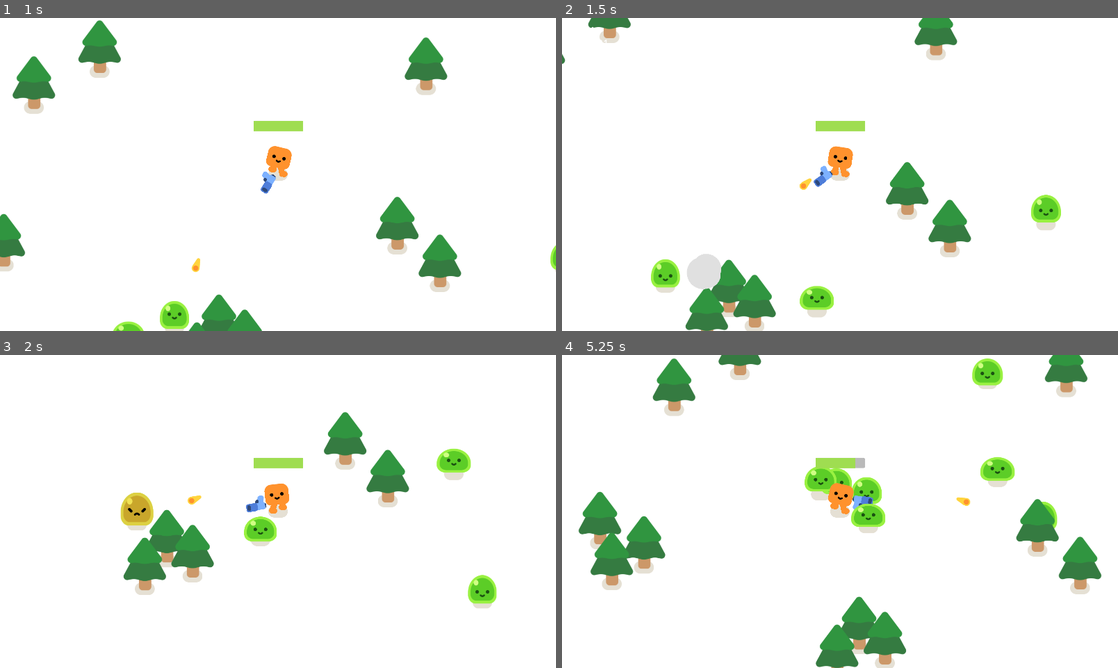
Above: before the commit, frames 1-4 (two rows, left to right).
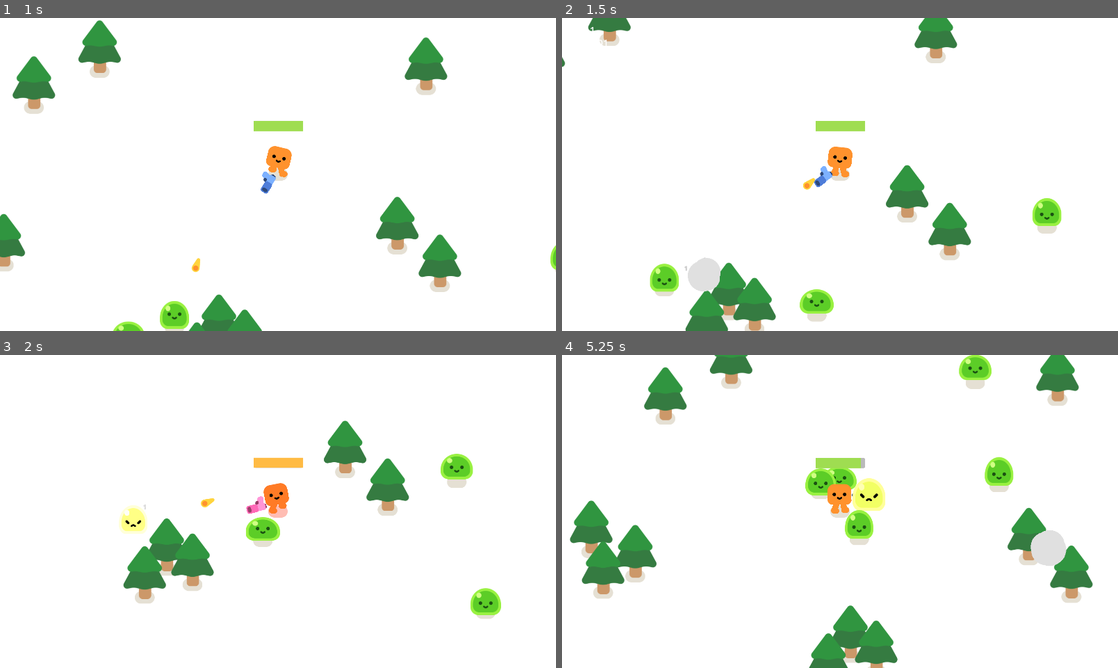
Above: after the commit, the same moments.

Repository: dkvkvk/my-survivors
Game: Godot game, scene res://survivors_game.tscn
The game is run twice, just before and just after one commit, with the same random seed, the same clock (stepped at 60 frames per second) and the same inputs.
Inputs:
- Up to frame 1 (1 s): tap Enter at 0.5 s; hold D (move_right) from 0.53 s (still down); tap R at 0.6 s
- Up to frame 2 (1.5 s): release D (move_right) at 1.28 s; hold S (move_down) from 1.28 s (still down); tap R at 1.35 s
- Up to frame 3 (2 s): keep holding S (move_down)
- Up to frame 4 (5.25 s): release S (move_down) at 2.03 s; hold D (move_right) 2.03-2.78 s; tap R every 0.75 s from 2.1 to 5.1 s; hold W (move_up) 2.78-3.53 s; hold A (move_left) 3.53-5.03 s; hold S (move_down) from 5.03 s (still down)

Frame 1 is identical in both runs. In frame 2, 2.9% of the frame differs, in the area x 0-90%, y 0-100%; in frame 3, 6.0%; in frame 4, 11%, in the area x 1-97%, y 0-100%.

Commit message:
U2 打击感：接入 Saltmire Juice 套件
- 敌人受击：白色闪屏 + 头顶飘伤害数字
- 敌人死亡：震屏（trauma 叠加制）+ 50ms hit-stop 定帧
- 玩家受伤：红色闪屏 + 轻震屏（与受伤音效同节流）
- 插件 addons/saltmire_juice（MIT），NOTICE.md 已登记

Diff:
--- a/mob.gd
+++ b/mob.gd
@@ -22,11 +22,15 @@
 func take_damage():
 	%Slime.play_hurt()
 	Audio.play("res://sounds/hit.wav", false, randf_range(0.9, 1.1), 0.3)
+	Juice.flash(%Slime)
+	Juice.damage_number(get_parent(), global_position + Vector2(0, -48), 1)
 	health -= 1
 
 	if health == 0:
 		died.emit()
 		Audio.play("res://sounds/enemy-die.wav", true, 1.0, 0.4)
+		Juice.shake(player.get_node("Camera2D"), 0.35)
+		Juice.hitstop(0.05)
 		var smoke_scene = preload("res://smoke_explosion/smoke_explosion.tscn")
 		var smoke = smoke_scene.instantiate()
 		get_parent().add_child(smoke)
--- a/player.gd
+++ b/player.gd
@@ -28,6 +28,8 @@
 		%HealthBar.value = health
 		if hurt_sound_cooldown <= 0.0:
 			Audio.play("res://sounds/hurt.wav", false, 1.0, 0.35)
+			Juice.flash(self, Color(4, 0.8, 0.8))
+			Juice.shake($Camera2D, 0.2)
 			hurt_sound_cooldown = 0.6
 		if health <= 0.0:
 			health_depleted.emit()
--- a/project.godot
+++ b/project.godot
@@ -86,6 +86,7 @@
 [autoload]
 
 Audio="*res://audio.gd"
+Juice="*res://addons/saltmire_juice/juice.gd"
 
 [display]
 
@@ -99,7 +100,7 @@
 
 [editor_plugins]
 
-enabled=PackedStringArray("res://addons/colorpicker_presets/plugin.cfg")
+enabled=PackedStringArray("res://addons/colorpicker_presets/plugin.cfg", "res://addons/saltmire_juice/plugin.cfg")
 
 [input]
 
Not shown, changed: NOTICE.md
